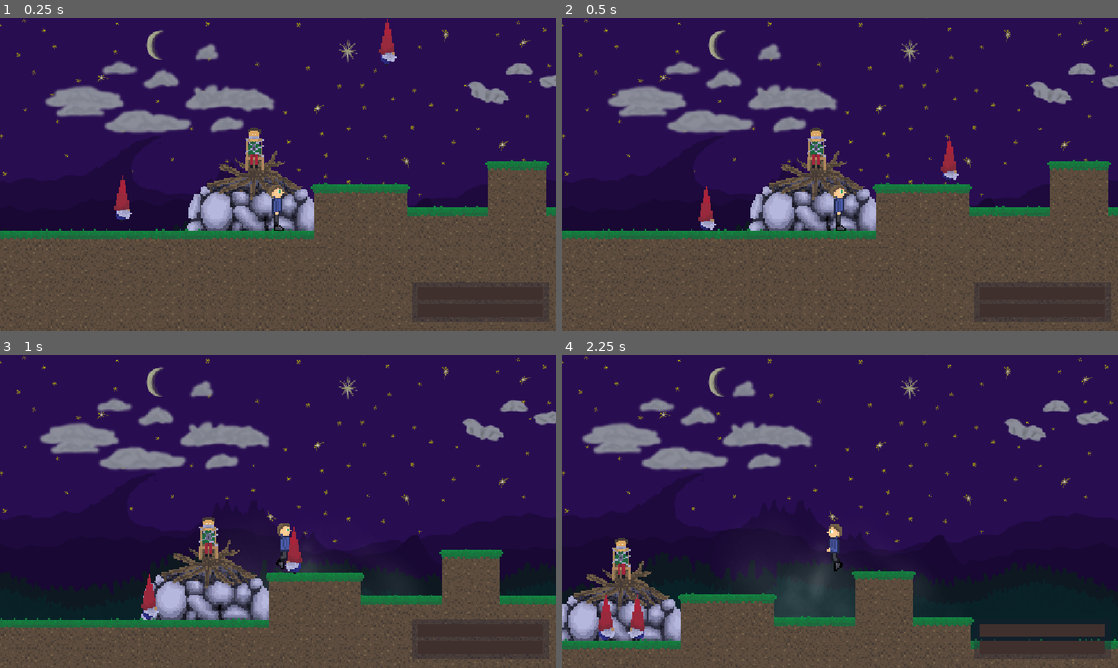
Above: before the commit, frames 1-4 (two rows, left to right).
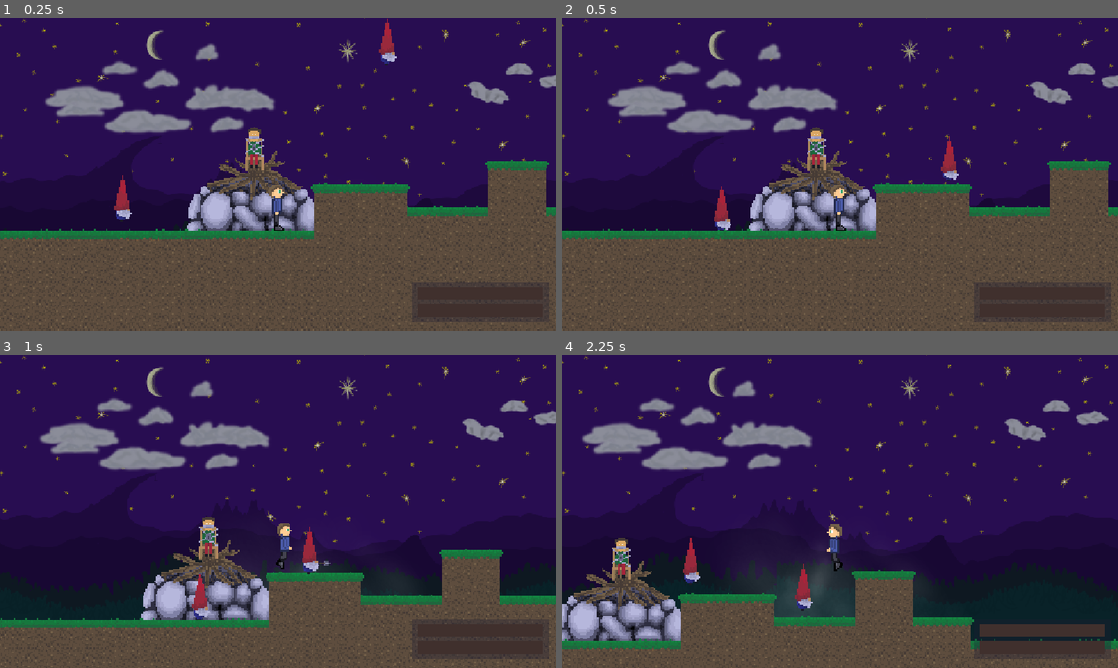
Above: after the commit, the same moments.

Repository: MyNameIs3rik/gnomes-piss-me-off
Game: Godot game, scene res://scenes/wolrd/wolrd.tscn
The game is run twice, just before and just after one commit, with the same random seed, the same clock (stepped at 60 frames per second) and the same inputs.
Inputs (mouse positions are in pixels of both pictures, inside the frame that each line leads up to):
- Up to frame 1 (0.25 s): no input
- Up to frame 2 (0.5 s): no input
- Up to frame 3 (1 s): move the mouse to (400, 495) at 0.52 s; hold D (Right) from 0.53 s (still down); tap W (Up) at 0.6, 0.77 s
- Up to frame 4 (2.25 s): tap W (Up) at 1.07, 1.52, 1.55, 1.82 s; move the mouse to (728, 527) at 1.27 s; tap Q (Piss) at 1.35 s; move the mouse to (895, 442) at 2.02 s; release D (Right) at 2.03 s; hold A (Left) from 2.03 s (still down); hold Right mouse button (RightClick) from 2.03 s (still down)

Frame 1 is identical in both runs. In frame 2, 0.5% of the frame differs, in the area x 24-31%, y 53-68%; in frame 3, 1.0%, in the area x 25-60%, y 54-85%; in frame 4, 1.0%.

Commit message:
gnome attack ai

Diff:
--- a/scenes/enemies/gnome.tscn
+++ b/scenes/enemies/gnome.tscn
@@ -35,6 +35,9 @@
 script = ExtResource("1_ap4xf")
 vander_distance = 290
 
+[node name="AttackSpawner" type="Node2D" parent="." unique_id=1252781660]
+position = Vector2(4, -7)
+
 [node name="CollisionShape2D" type="CollisionShape2D" parent="." unique_id=945780329]
 position = Vector2(0, -13)
 shape = SubResource("CapsuleShape2D_2auwi")
@@ -45,10 +48,8 @@
 animation = &"Idle"
 frame_progress = 0.084638424
 
-[node name="AttackSpawner" type="Node2D" parent="." unique_id=1252781660]
-position = Vector2(4, -5)
-
 [node name="AttackCooldown" type="Timer" parent="." unique_id=2104502030]
+one_shot = true
 
 [node name="RandomEvent" type="Timer" parent="." unique_id=619924224]
 
@@ -62,5 +63,10 @@
 position = Vector2(0, -33)
 target_position = Vector2(22, 0)
 
+[node name="PlayerDetect" type="RayCast2D" parent="RayCasts" unique_id=1814838369]
+position = Vector2(-38, -15)
+target_position = Vector2(200, 0)
+collision_mask = 2
+
 [connection signal="timeout" from="AttackCooldown" to="." method="_on_attack_cooldown_timeout"]
 [connection signal="timeout" from="RandomEvent" to="." method="_on_random_event_timeout"]
--- a/scenes/enemies/showel_stab.tscn
+++ b/scenes/enemies/showel_stab.tscn
@@ -28,13 +28,13 @@
 tracks/0/imported = false
 tracks/0/enabled = true
 tracks/0/path = NodePath("CollisionShape2D:position:x")
-tracks/0/interp = 2
+tracks/0/interp = 1
 tracks/0/loop_wrap = true
 tracks/0/keys = {
-"times": PackedFloat32Array(0, 0.26666668),
+"times": PackedFloat32Array(0, 0.16666667),
 "transitions": PackedFloat32Array(1, 1),
 "update": 0,
-"values": [0.5, 9.0]
+"values": [0.5, 13.0]
 }
 tracks/1/type = "method"
 tracks/1/imported = false
@@ -63,7 +63,7 @@
 script = ExtResource("1_qapmu")
 
 [node name="CollisionShape2D" type="CollisionShape2D" parent="." unique_id=508442460]
-position = Vector2(0.5, -0.5)
+position = Vector2(0.5, 0)
 shape = SubResource("RectangleShape2D_2auwi")
 
 [node name="Showel" type="Sprite2D" parent="CollisionShape2D" unique_id=846401157]
--- a/scripts/enemies/gnome.gd
+++ b/scripts/enemies/gnome.gd
@@ -7,6 +7,8 @@
 
 var gravity: int = ProjectSettings.get_setting("physics/2d/default_gravity")
 var STAB = preload("res://scenes/enemies/showel_stab.tscn")
+
+@onready var player = %Player
 
 var can_attack: bool = true
 var desired_pos: int = 0
@@ -19,7 +21,7 @@
 
 var current_state = STATE.IDLE
 
-func _ready():
+func _ready() -> void:
 	$RandomEvent.wait_time = random_event_timer
 	$AttackCooldown.wait_time = attack_cooldown
 	$RandomEvent.start()
@@ -30,34 +32,65 @@
 		velocity.y += gravity * delta * 0.9
 		if velocity.y > 400:
 			velocity.y = 400
-	else:
+	elif current_state == STATE.IDLE:
 		var dir: int = desired_pos - int(position.x)
 		if abs(dir) > 10:
 			dir = dir / abs(dir)
-			flip(dir)
-			if $RayCasts/RayDown.is_colliding() and not $RayCasts/RayUp.is_colliding():
-				velocity.y = -260
+			rot(dir)
 		else:
 			dir = 0
+		velocity.x = speed * dir
+	elif current_state == STATE.ATTACK:
+		var dist: Vector2 = player.global_position - global_position
+		var dir: int
+		if can_attack:
+			dir = dist.x / abs(dist.x)
+			if dist.length() < 30:
+				can_attack = false
+				$AttackCooldown.start()
+				var stab = STAB.instantiate()
+				$AttackSpawner.add_child(stab)
+				desired_pos = dist.x + position.x + randi_range(-80,80)
+		else:
+			if abs(desired_pos - position.x) < 10:
+				desired_pos = dist.x + position.x + randi_range(-80,80)
+			dir = desired_pos - int(position.x)
+			if dir != 0:
+				dir = dir / abs(dir)
+		rot(dir)
+		velocity.x = speed * dir * 1.7
 
-		velocity.x = speed * dir
+	if $RayCasts/PlayerDetect.is_colliding():
+		current_state = STATE.ATTACK
 	move_and_slide()
 
-func flip(dir: int = 0):
+func rot(dir:int) -> void:
+	flip(dir)
+	if $RayCasts/RayDown.is_colliding() and not $RayCasts/RayUp.is_colliding():
+		velocity.y = -260
+
+func flip(dir: int = 0) -> void:
 	if dir == 1:
 		$AnimatedSprite.flip_h = false
 		$RayCasts/RayDown.target_position.x = 22
 		$RayCasts/RayUp.target_position.x = 22
+		$AttackSpawner.position.x = 4
+		$AttackSpawner.rotation = 0
 	else:
 		$AnimatedSprite.flip_h = true
 		$RayCasts/RayDown.target_position.x = -22
 		$RayCasts/RayUp.target_position.x = -22
+		$AttackSpawner.position.x = -4
+		$AttackSpawner.rotation_degrees = 180
 
-func _on_random_event_timeout():
+func _on_random_event_timeout() -> void:
 	if current_state == STATE.IDLE:
 		$RandomEvent.wait_time = randf_range(-1,1) + random_event_timer
 		desired_pos = randi_range(-vander_distance,vander_distance)
+	elif current_state == STATE.ATTACK:
+		if not $RayCasts/PlayerDetect.is_colliding():
+			current_state = STATE.IDLE
 
 
-func _on_attack_cooldown_timeout():
+func _on_attack_cooldown_timeout() -> void:
 	can_attack = true
--- a/scripts/player/player.gd
+++ b/scripts/player/player.gd
@@ -133,3 +133,6 @@
 
 func _on_pee_delay_timeout():
 	can_pee = true
+
+func take_damage():
+	print("damage_taken")
